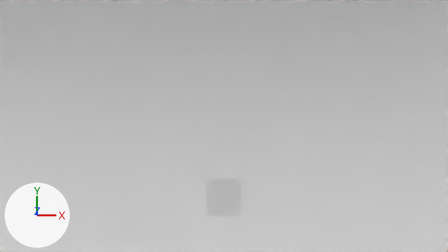
What one commit did to the Blender file verse01.blend.
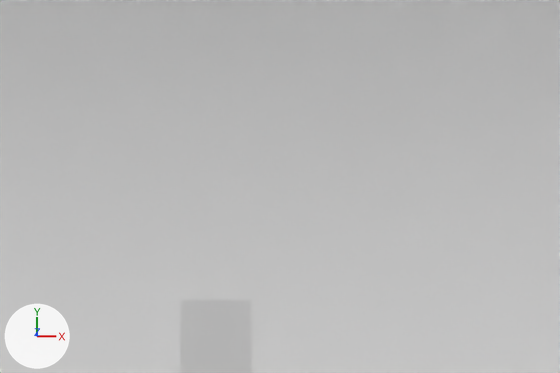
Each version appears first from the file's camera 'Camera', and next in a close-up on the part from 27% to 87% of the width and 13% to 85% of the height. The lights are fixed; the arrows at lower left show +X, +Y and +Z.

Names of what the first close-up shows: 'Stars.001', 'ship1'.
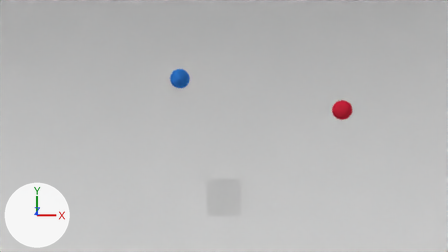
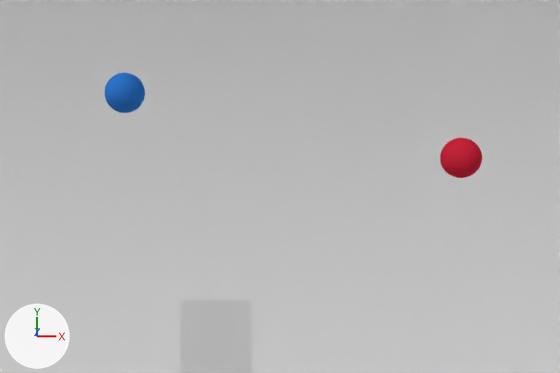
Where the newer file only moved an object's origin or applied its transform, the numbers keep the older frame.

The edits, one by one:
Material 'Material.003' (mat_material_003) is new.
Its base color is (0.0383, 0.241, 0.8) (blue #3787e7).
Material 'Material.002' (mat_material_002) is new.
Its base color is (0.8, 0.0258, 0.0581) (red #e72d44).
Mesh me_sphere_001 is new.
It is a UV sphere (32 segments, 16 rings, poles along z) spanning x -1.0..1.0, y -1.0..1.0, z -1.0..1.0.
It uses material mat_material_003 (blue #3787e7).
Mesh me_sphere_002 is new.
It is a UV sphere (32 segments, 16 rings, poles along z) spanning x -1.0..1.0, y -1.0..1.0, z -1.0..1.0.
It uses material mat_material_002 (red #e72d44).
Object 'Sphere' (ob_sphere) is new; it shows me_sphere_001.
Its location is (-1.187, 3.148, 0.555).
Its scale is (0.261, 0.261, 0.261).
Object 'Sphere.001' (ob_sphere_001) is new; it shows me_sphere_002.
Its location is (3.184, 2.316, 0.408).
Its scale is (0.261, 0.261, 0.261).

Pixel boxes (x1, y1, x2, y2) of what changed, in the close-ups (560 x 373 px):
'Sphere.001', added (red): after (440, 138, 482, 178)
'Sphere', added (blue): after (105, 73, 145, 113)
